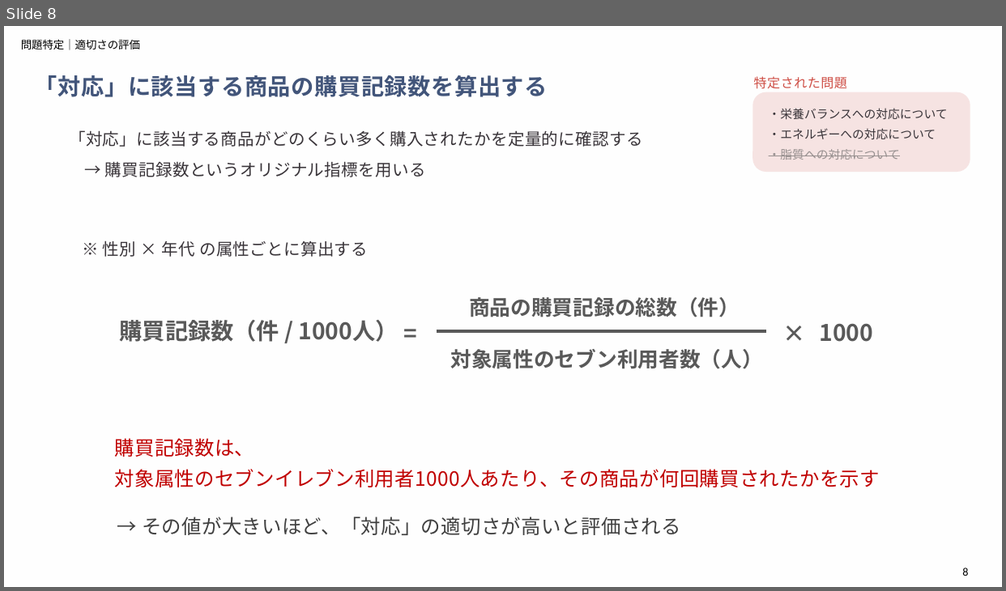
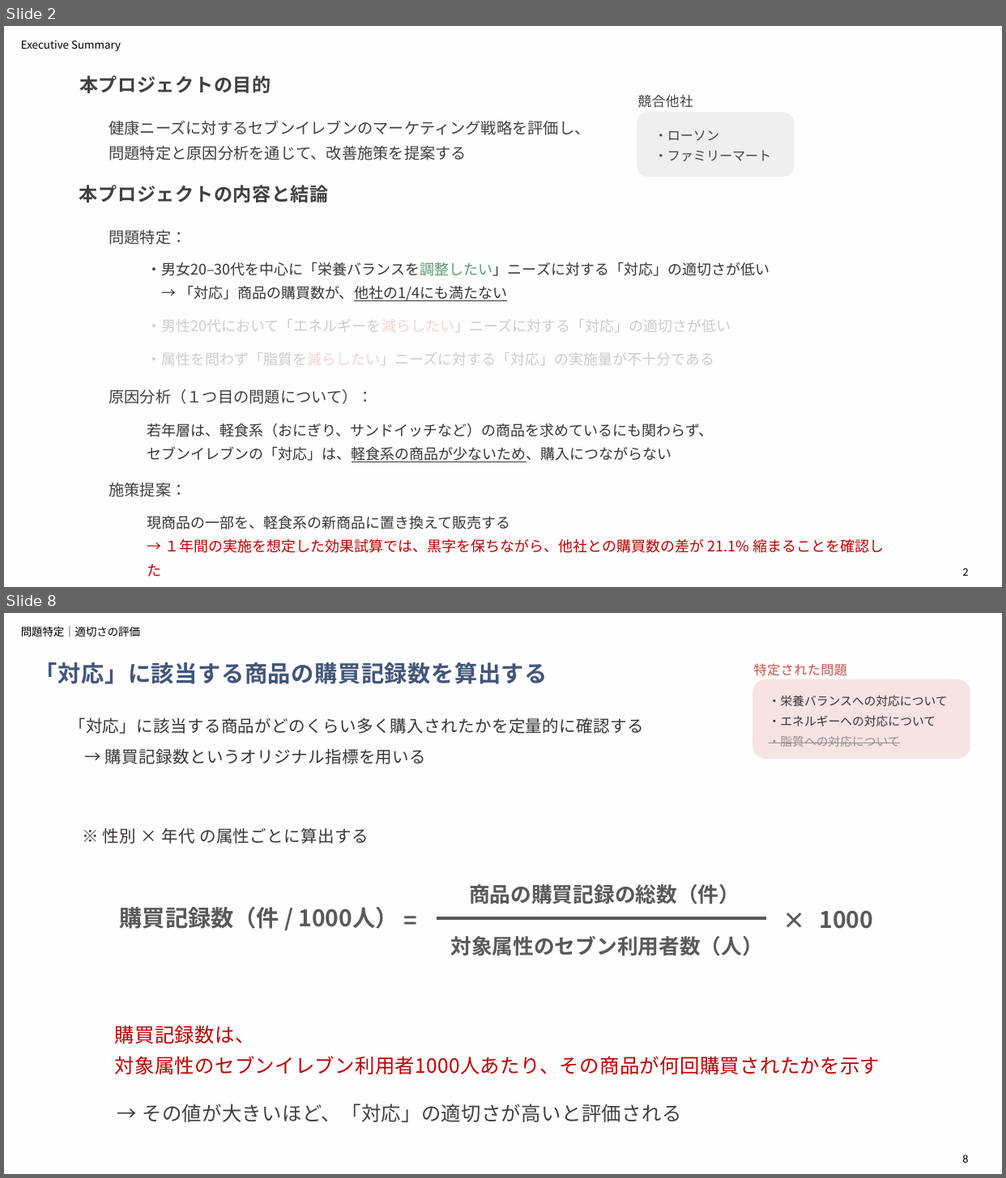
Before and after one commit to aoiseki0415/Accenture_CEO, a slide deck: 提出物一覧/アクセンチュア_最終報告（作成中）.pptx. Shown one above the other, each under a label of ours: slide 8 before the commit, slides 2 and 8 after it; the slides between them are not shown. The pictures are 1006x591 and 1006x1178 pixels, drawn with LibreOffice and Linux fonts; fonts in the diff are those of the drawing. Boxes give left, top, right and bottom in pixels: in the first picture for what was removed or moved away, otherwise in the second. Text is boxed around its words. In the diff, an @@ line names an element or a change of style, - is before the commit and + after.

```diff
--- a/提出物一覧/アクセンチュア_最終報告（作成中）.pptx
+++ b/提出物一覧/アクセンチュア_最終報告（作成中）.pptx
@@ slide 2 added at <box>4,26,1002,587</box>, background #F5EDE9 at 4% opacity; not listed: 1 template element that a slide beside it also shows @@
@@ text added at <box>21,40,121,51</box>, 10.5 pt, text #000000 @@
+Executive Summary
@@ text added at <box>79,75,271,93</box>, 18 pt, text #404040, bold @@
+本プロジェクトの目的
@@ text added at <box>638,95,693,108</box>, 13 pt, text #404040 @@
+競合他社
@@ text added at <box>108,120,590,160</box>, 15 pt, text #404040 @@
+健康ニーズに対するセブンイレブンのマーケティング戦略を評価し、問題特定と原因分析を通じて、改善施策を提案する
@@ rounded rectangle added at <box>637,112,794,177</box>, fill #D9D9D9 at 40% opacity @@
@@ text added at <box>654,130,771,161</box>, 12.5 pt, text #404040 @@
+・ローソン
+・ファミリーマート
@@ text added at <box>79,185,329,203</box>, 18 pt, text #404040, bold @@
+本プロジェクトの内容と結論
@@ rectangle added at <box>136,308,745,375</box>, fill #FFFFFF at 75% opacity @@
@@ group added at <box>108,230,769,365</box>: 4 texts @@
+問題特定：
+・男女20–30代を中心に「栄養バランスを調整したい」ニーズに対する「対応」の適切さが低い
+→ 「対応」商品の購買数が、他社の1/4にも満たない
+・男性20代において「エネルギーを減らしたい」ニーズに対する「対応」の適切さが低い
+・属性を問わず「脂質を減らしたい」ニーズに対する「対応」の実施量が不十分である
@@ text added at <box>108,389,373,404</box>, 15 pt, text #404040 @@
+原因分析（１つ目の問題について）：
@@ text added at <box>147,424,714,463</box>, 14 pt, text #393439 @@
+若年層は、軽食系（おにぎり、サンドイッチなど）の商品を求めているにも関わらず、
+セブンイレブンの「対応」は、軽食系の商品が少ないため、購入につながらない
@@ text added at <box>108,483,186,497</box>, 15 pt, text #404040 @@
+施策提案：
@@ text added at <box>147,516,884,553</box>, 14 pt, text #C00000 @@
+現商品の一部を、軽食系の新商品に置き換えて販売する
+→ １年間の実施を想定した効果試算では、黒字を保ちながら、他社との購買数の差が 21.1% 縮まることを確認した
```
Also in this commit, not shown: 11 slides changed, 1 other slide added, 2 slides removed.
